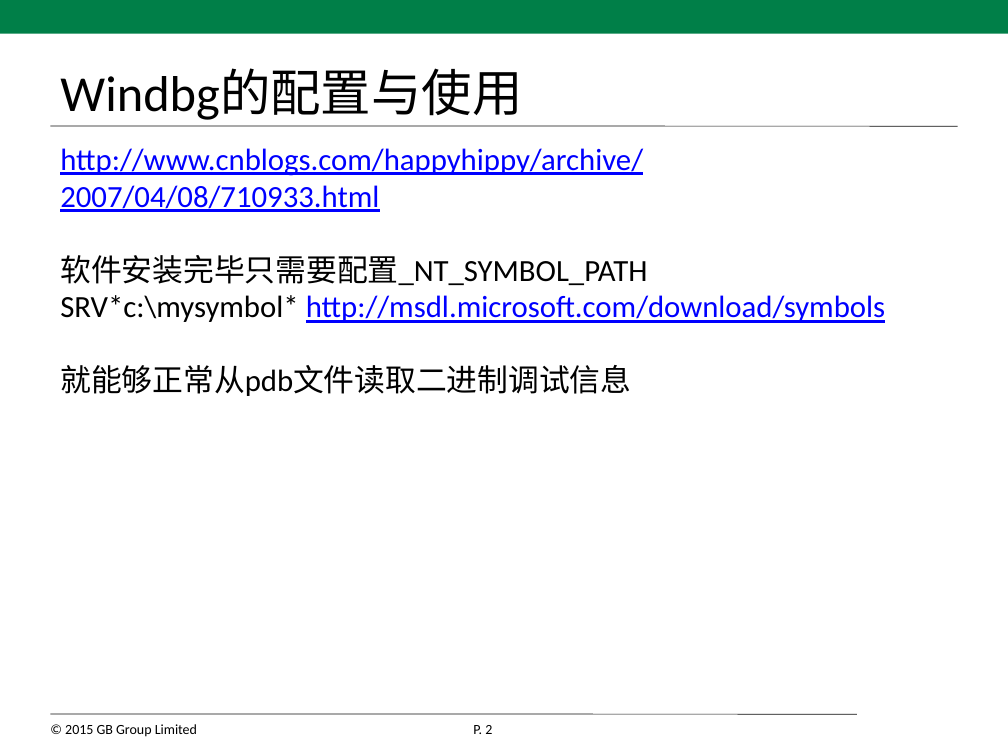
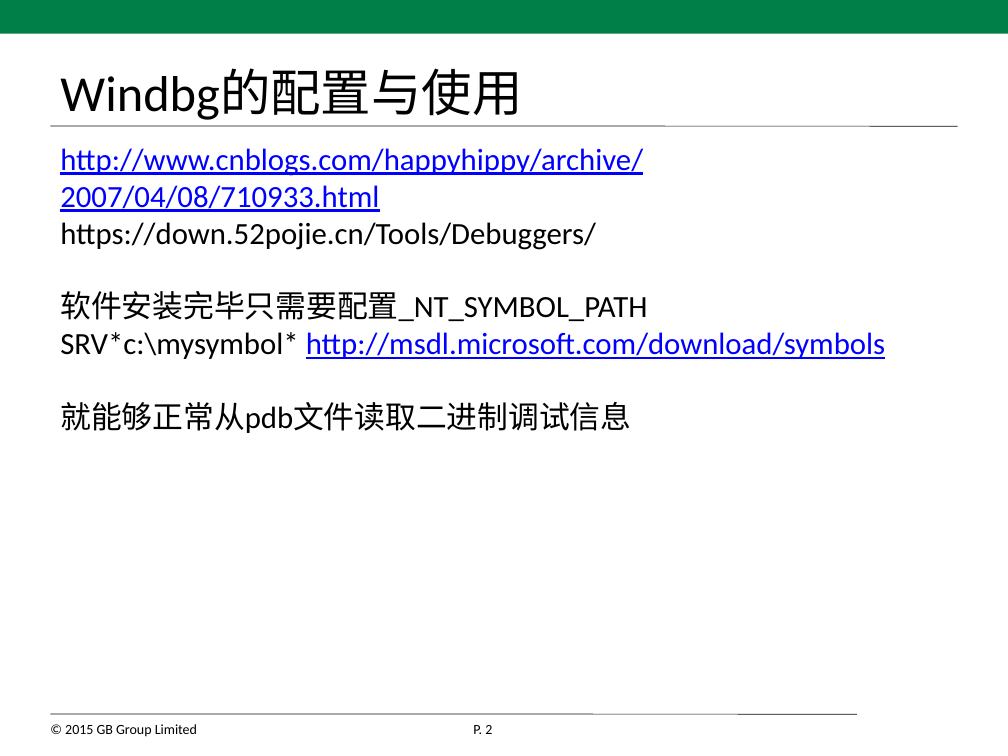
Before and after one commit to xiafeicn/AsyncProgram, a slide deck: slide 2 of 异步编程.pptx. Drawn at 1008x756 pixels with LibreOffice and Linux fonts; fonts in the diff are those of the drawing; background and template pictures are left out. Boxes give left, top, right and bottom in pixels: in the first picture for what was removed or moved away, otherwise in the second. Text is boxed around its words. In the diff, an @@ line names an element or a change of style, - is before the commit and + after.

```diff
--- a/异步编程.pptx
+++ b/异步编程.pptx
@@ text at (60,222,596,250): paragraph added @@
+https://down.52pojie.cn/Tools/Debuggers/
```
Also in this commit, not shown: 3 slides added, 2 other files.
